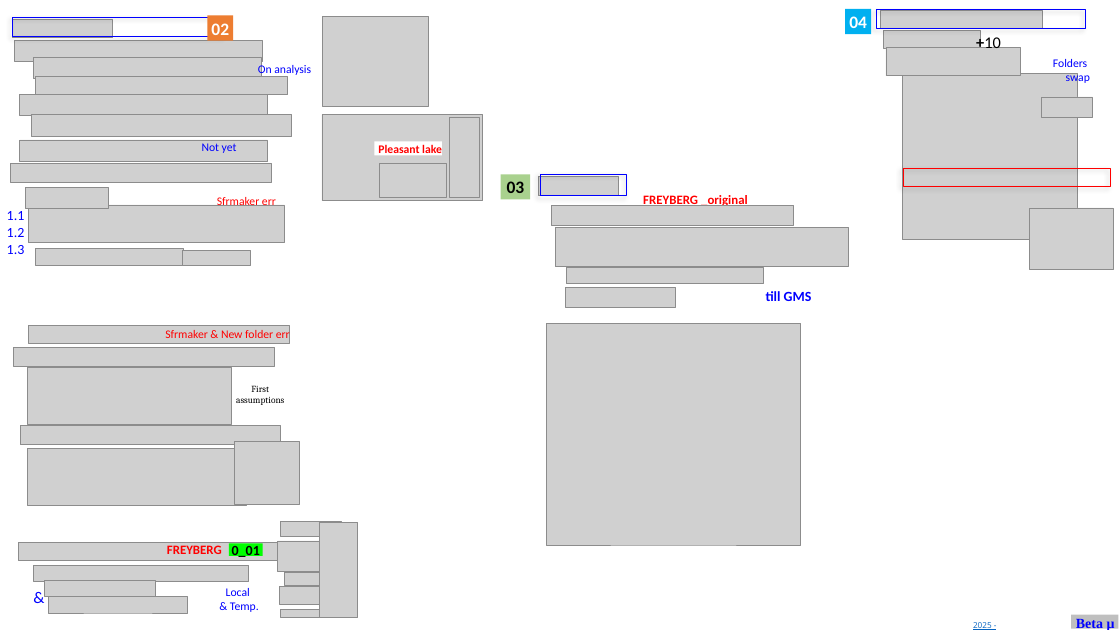
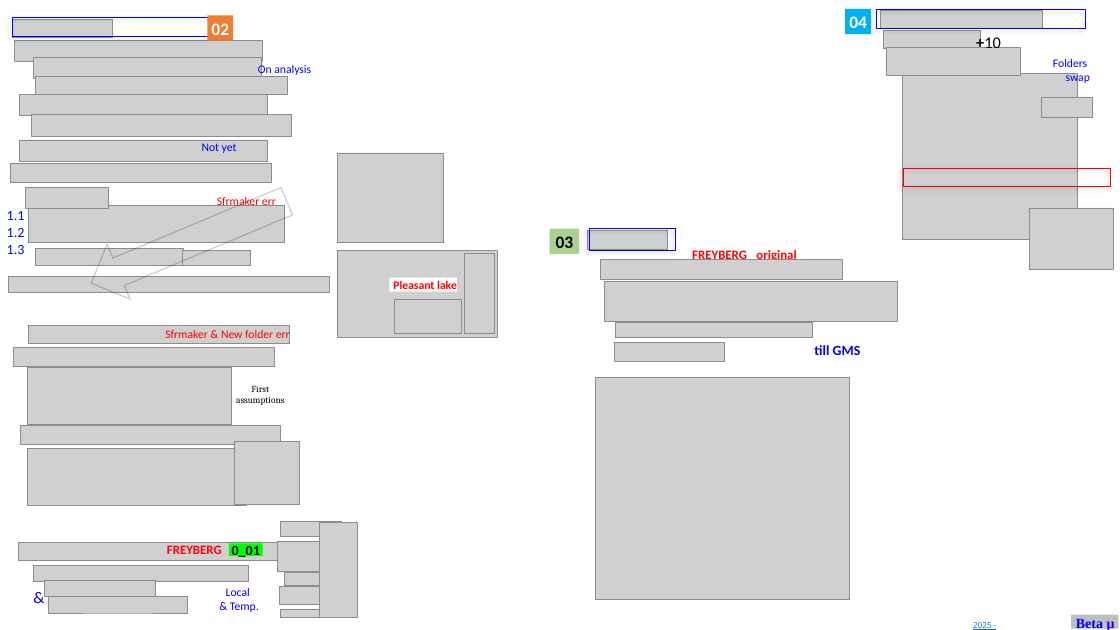
Before and after one commit to grossiRM/00_Betami, a slide deck: slide 2 of 01_Follow_up__activities.pptx. Drawn at 1120x630 pixels with LibreOffice and Linux fonts; fonts in the diff are those of the drawing; grey boxes stand for pictures. Boxes give left, top, right and bottom in pixels: in the first picture for what was removed or moved away, otherwise in the second. Text is boxed around its words. In the diff, an @@ line names an element or a change of style, - is before the commit and + after.

```diff
--- a/01_Follow_up__activities.pptx
+++ b/01_Follow_up__activities.pptx
@@ down arrow added at box(80, 174, 299, 311), outline #000000 1 pt @@
@@ 6 pictures, 2 texts, 2 rectangles: place and size @@
-6 pictures, 2 texts, 2 rectangles at box(501, 175, 849, 545)
+6 pictures, 2 texts, 2 rectangles at box(549, 229, 897, 600)
@@ picture added at box(8, 276, 329, 292) @@
@@ 4 pictures, 1 rectangle: place and size @@
-4 pictures, 1 rectangle at box(322, 17, 482, 202)
+4 pictures, 1 rectangle at box(337, 153, 497, 338)
```
Also in this commit, not shown: 4 other files.
